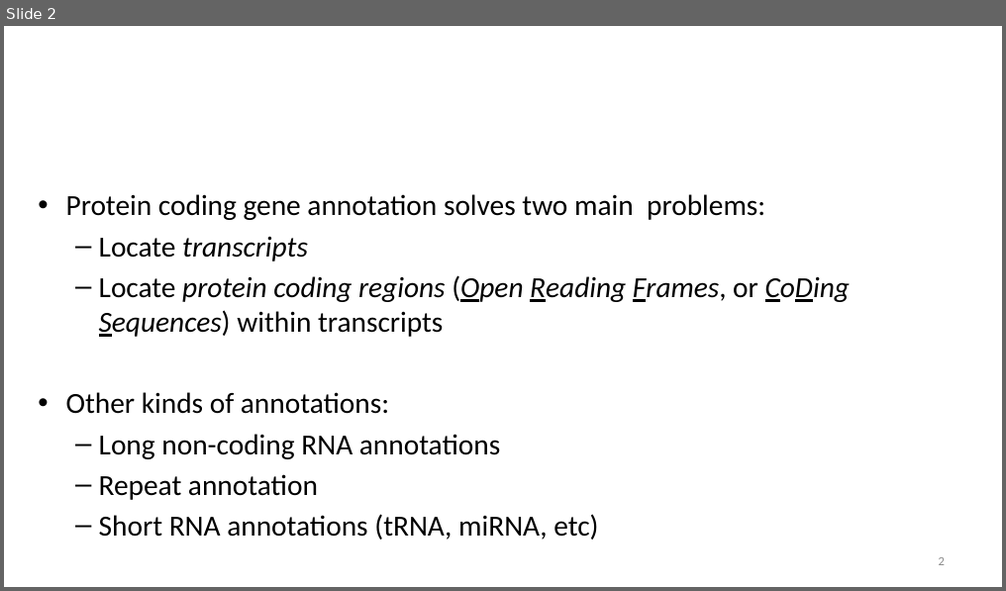
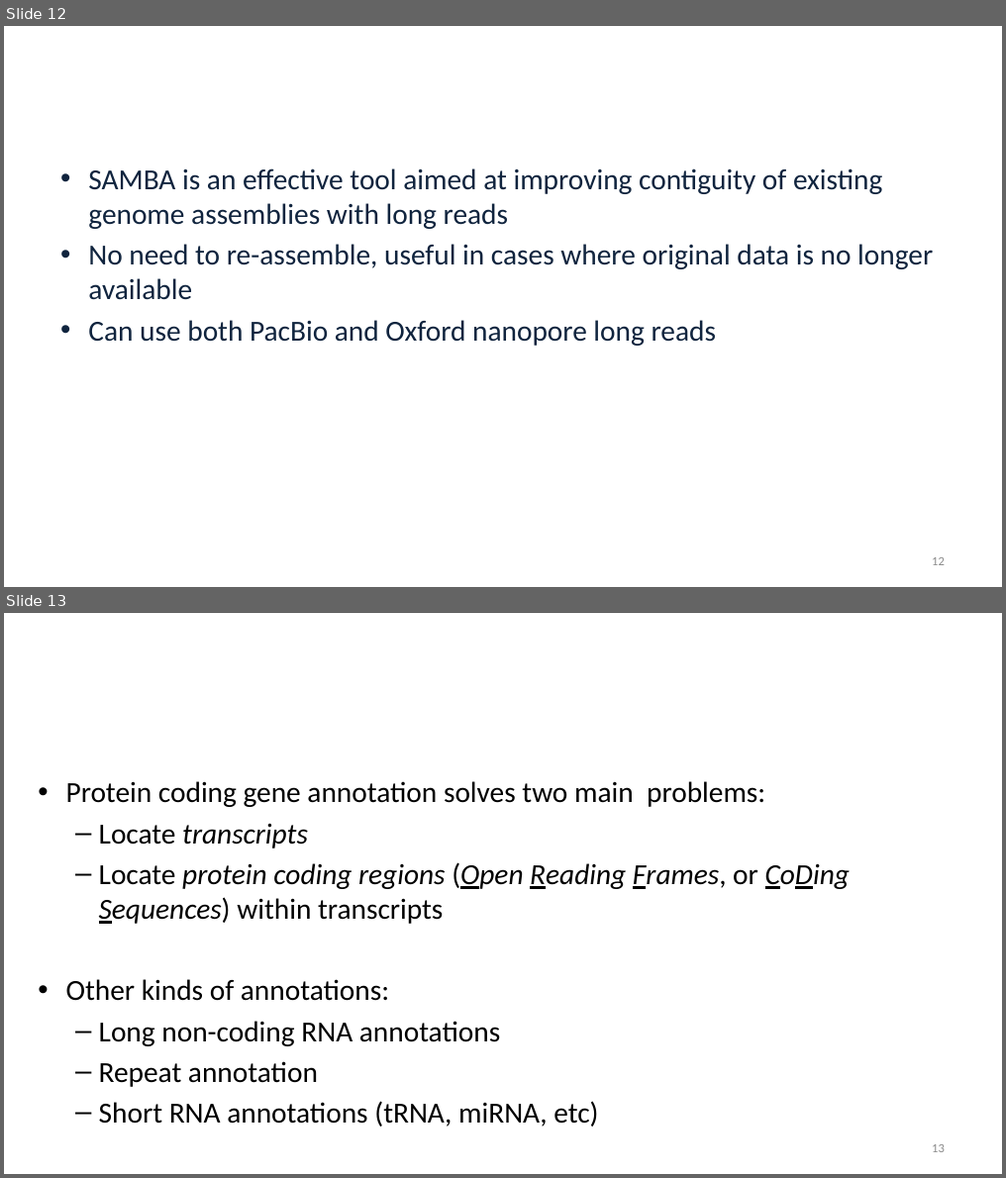
Before and after one commit to alekseyzimin/BME-Algorithms-for-Analysis-of-Genomic-Data, a slide deck: Lectures/Week 13 -- Genome Annotation Variant Calling Pan-genomes.pptx. Shown one above the other, each under a label of ours: slide 2 before the commit, slides 12 and 13 after it. The pictures are 1006x591 and 1006x1178 pixels, drawn with LibreOffice and Linux fonts; fonts in the diff are those of the drawing; background and template pictures are left out. Boxes give left, top, right and bottom in pixels: in the first picture for what was removed or moved away, otherwise in the second. Text is boxed around its words. In the diff, an @@ line names an element or a change of style, - is before the commit and + after.

```diff
--- a/Lectures/Week 13 -- Genome Annotation Variant Calling Pan-genomes.pptx
+++ b/Lectures/Week 13 -- Genome Annotation Variant Calling Pan-genomes.pptx
@@ slide 12 added at (4, 26, 1002, 587), background picture (left out) @@
@@ title added at (53, 81, 951, 119), 32.4 pt, text #FFFFFF @@
+Summary
@@ text added at (88, 169, 933, 346), 28 pt, text #0F243E @@
+• SAMBA is an effective tool aimed at improving contiguity of existing genome assemblies with long reads
+• No need to re-assemble, useful in cases where original data is no longer available
+• Can use both PacBio and Oxford nanopore long reads
@@ page number added at (932, 558, 944, 566), 12 pt, text #8C8C8C @@
+12
@@ what was slide 2 is now slide 13 @@
@@ page number at (932, 1145, 944, 1153): text changed @@
-2
+13
```
Also in this commit, not shown: 10 slides changed, 10 other slides added, 1 other file.
